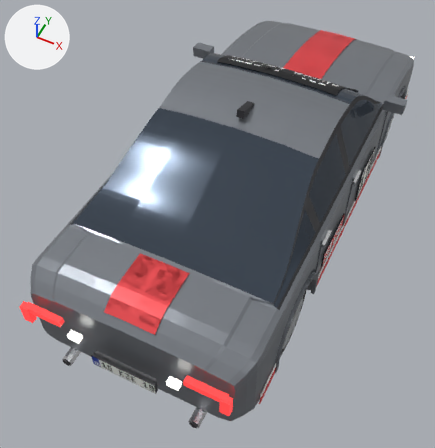
What one commit did to the glTF model assets/cars/kaze/kaze.glb.
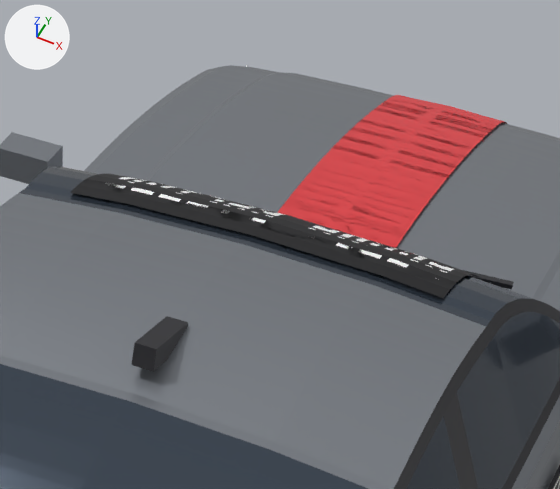
There are two pictures of each version: one whole from a 50 mm lens placed at (1.51, -3.93, 4.39), pointed at (-0.13, -0.67, 0.31), one close up on the part from 45% to 86% of the width and 0% to 35% of the height. Arrows for +X, +Y and +Z are at upper left; the lights stay in place. The first two pictures are the older version. Where no turn or scale is listed for an object, it has been applied to the vertices. Vertices at exactly the same position are counted once.

The first close-up shows 'body.009', 'livery.009'.
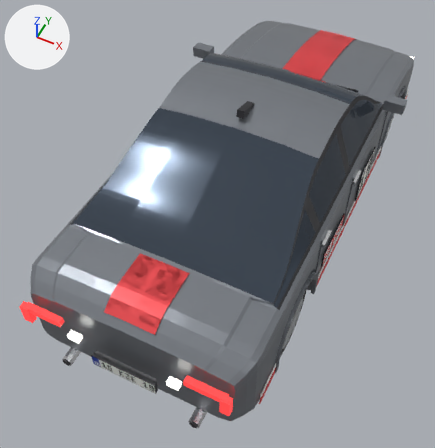
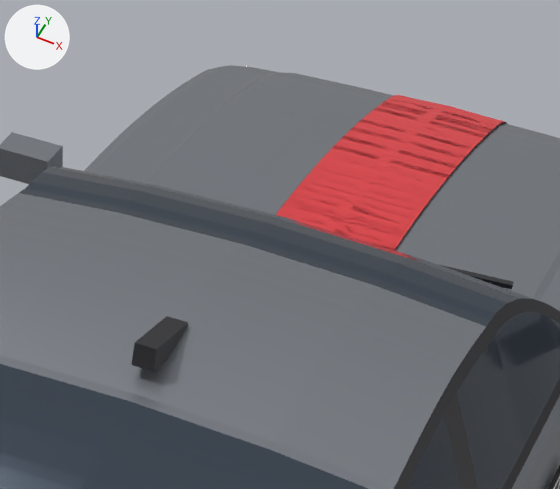
Changed parts and their boxes [x1, y1, x2, y2] in the close-ups (560 x 489 px):
'livery.009', reshaped: before [70, 95, 560, 489]; after [276, 95, 560, 489]
part 1 of me_livery_015, deleted: before [70, 174, 480, 298]

The change in detail:
me_livery_015 is used by ob_livery_009; location (0.0, 0.0, 0.0).
me_livery_015 had 3268 vertices, 6464 faces and spanned x -0.92..0.92, y -2.24..2.16, z 0.27..1.43.
me_livery_015 now has 2674 vertices, 5280 faces and spans x -0.92..0.92, y -2.24..2.16, z 0.27..1.05.
me_livery_015 part 1: the loose piece of 594 vertices spanning x -0.55..0.55, y 0.16..0.56, z 1.21..1.43 is deleted.
me_livery_015 no longer uses material mat_kaze_banner (picture img_kaze_banner).
